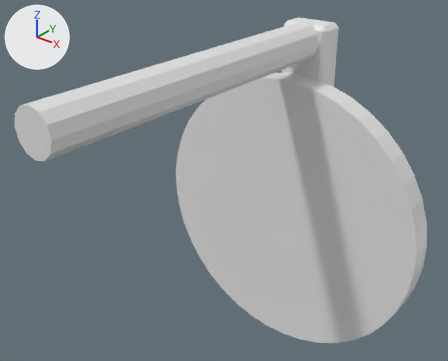
Two versions of the OBJ model Assets/Resources/Models/Twins_M0/eject_bolt_r.obj, one commit apart.
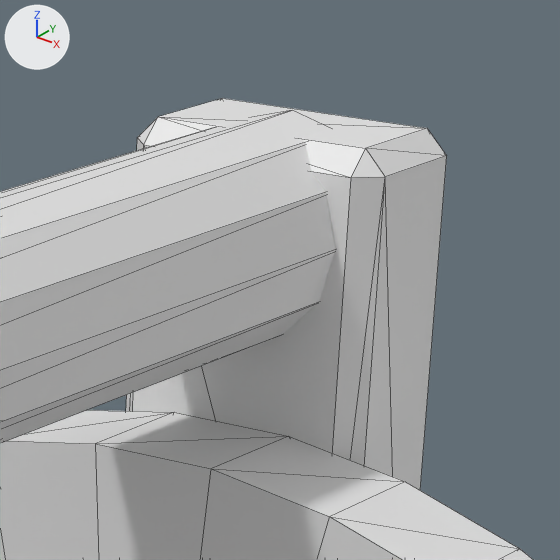
There are two pictures of each version: one whole from a 50 mm lens placed at (0.4668, 0.3105, 0.3112), pointed at (0.3113, 0.5048, 0.1908), one close up on the part from 58% to 80% of the width and 0% to 28% of the height. The axes (+X, +Y, +Z) are drawn at upper left. The lights are the same throughout. The last two pictures show the newer version. The close-ups show mesh edges as thin lines. Where no turn or scale is listed for an object, it has been applied to the vertices.

Before the edit, the objects in view are built like this:
```python
me_eject_bolt_r = bpy.data.meshes.new('eject_bolt_r')
me_eject_bolt_r.from_pydata(...)  # 162 vertices, 308 faces; spans x 0.241..0.387, y 0.41..0.574, z 0.081..0.252
ob_eject_bolt_r = bpy.data.objects.new('eject_bolt_r', me_eject_bolt_r)
ob_eject_bolt_r.location = (0.0, 0.0, 0.0)
```
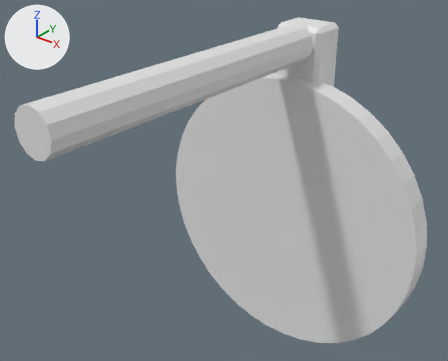
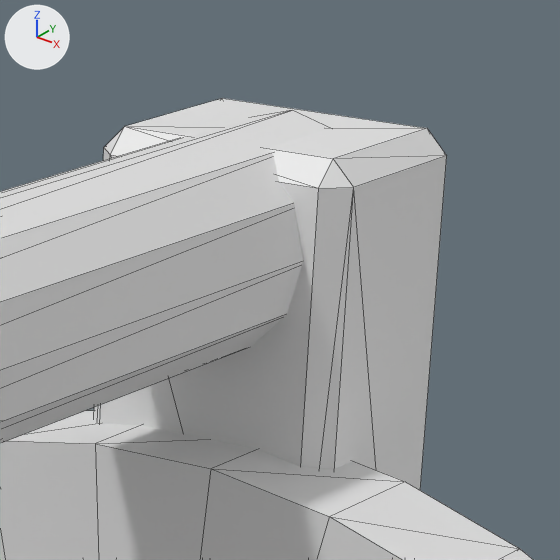
What differs and where, as boxes (x1, y1, x2, y2) in the close-ups (560 x 560 px; the box of a moved part takes in the faces that stretch with it):
```json
{"part": 1, "of": "me_eject_bolt_r", "change": "moved or reshaped", "before": [126, 98, 447, 490], "after": [94, 98, 447, 490]}
```

Scene script edits in JSON lines:
```json
{"block": "me_eject_bolt_r", "where": "me_eject_bolt_r.from_pydata(...)  # 162 vertices, 308 faces; spans x 0.241..0.387, y 0.41..0.574, z 0.081..0.252"}
{"block": "me_eject_bolt_r", "where": "# used by ob_eject_bolt_r; location = (0.0, 0.0, 0.0)"}
{"block": "me_eject_bolt_r", "change": "me_eject_bolt_r part 1: all 6 vertices in x 0.302..0.326, y 0.56..0.562, z 0.249..0.251 are moved by (0.0, -0.005, 0.0)"}
```
